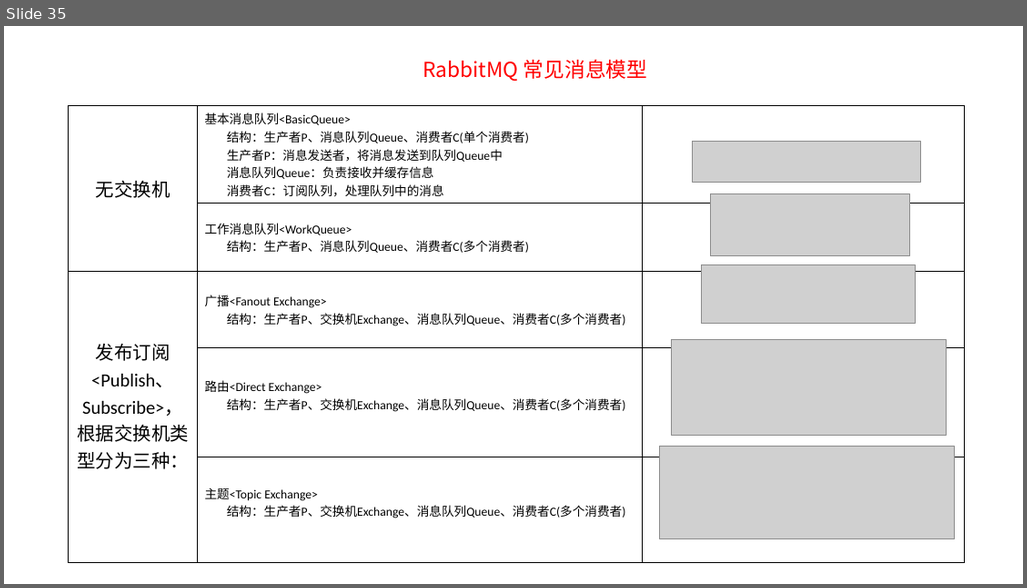
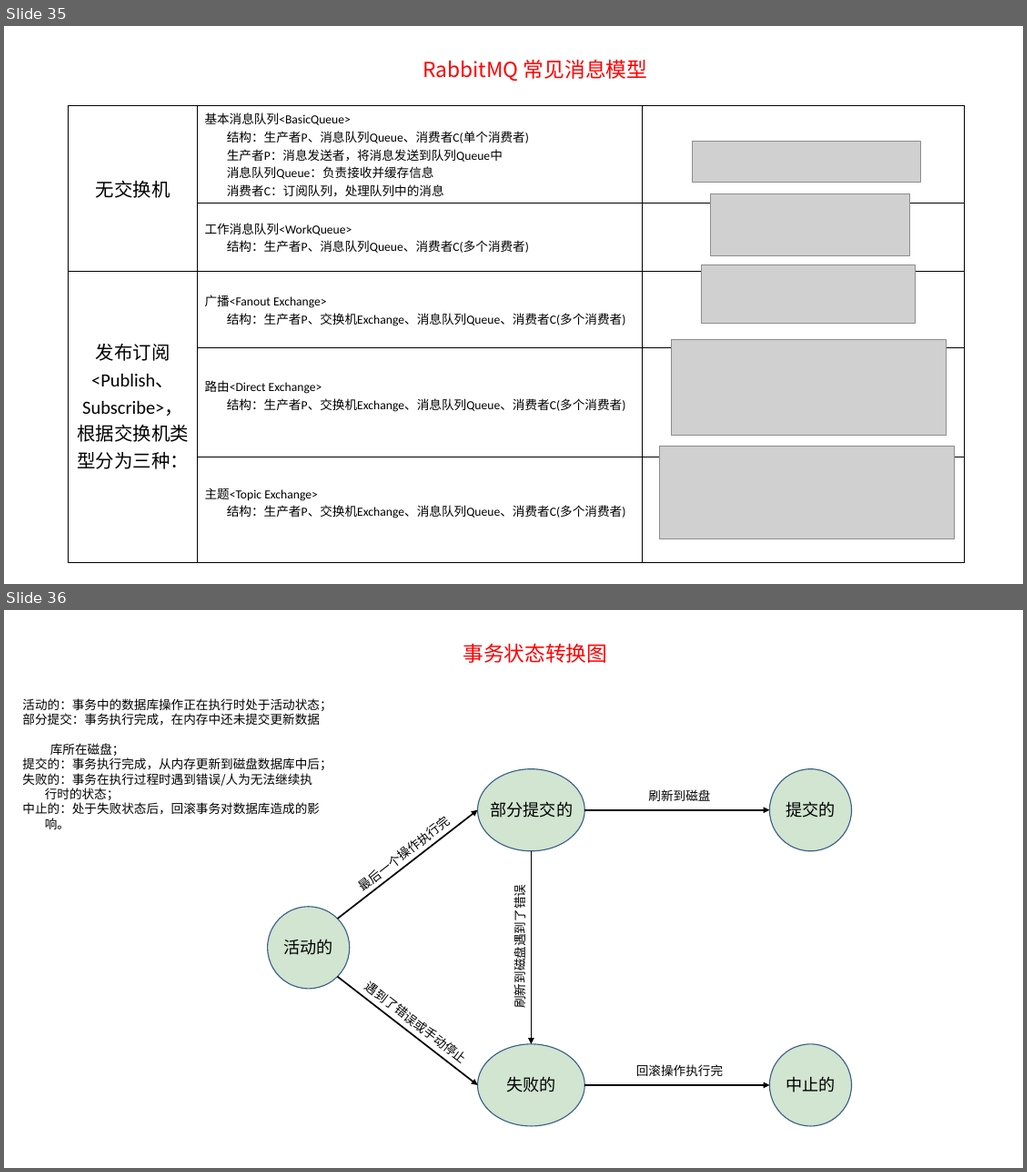
Before and after one commit to Qlj-1966910355/Learning-Materials, a slide deck: learn-file/新建 Microsoft Office PowerPoint 演示文稿.pptx. Shown one above the other, each under a label of ours: slide 35 before the commit, slides 35 and 36 after it. The pictures are 1027x588 and 1027x1172 pixels, drawn with LibreOffice and Linux fonts; fonts in the diff are those of the drawing; grey boxes stand for pictures. Boxes give left, top, right and bottom in pixels: in the first picture for what was removed or moved away, otherwise in the second. Text is boxed around its words. In the diff, an @@ line names an element or a change of style, - is before the commit and + after.

```diff
--- a/learn-file/新建 Microsoft Office PowerPoint 演示文稿.pptx
+++ b/learn-file/新建 Microsoft Office PowerPoint 演示文稿.pptx
@@ slide 36 added at <box>4,610,1023,1168</box>, background #FFFFFF @@
@@ text added at <box>463,643,607,663</box>, 20 pt, text #FF0000 @@
+事务状态转换图
@@ text added at <box>22,698,332,829</box>, 12 pt, text #000000 @@
+活动的：事务中的数据库操作正在执行时处于活动状态；
+部分提交：事务执行完成，在内存中还未提交更新数据
+库所在磁盘；
+提交的：事务执行完成，从内存更新到磁盘数据库中后；
+失败的：事务在执行过程时遇到错误/人为无法继续执
+行时的状态；
+中止的：处于失败状态后，回滚事务对数据库造成的影
+响。
@@ ellipse added at <box>478,769,585,851</box>, fill #D1E5D0, outline #3A5F8C 1 pt @@
@@ ellipse added at <box>769,769,851,851</box>, fill #D1E5D0, outline #3A5F8C 1 pt @@
@@ text added at <box>648,789,710,801</box>, 12 pt, text #000000 @@
+刷新到磁盘
@@ arrow added from (337, 918) to (478, 810), #000000 1.5 pt @@
@@ text added at <box>363,818,452,896</box>, 12 pt, text #000000 @@
+最后一个操作执行完
@@ text added at <box>491,801,574,817</box>, 16 pt, text #000000 @@
+部分提交的
@@ arrow added from (585, 810) to (769, 810), #000000 1.5 pt @@
@@ text added at <box>786,801,835,817</box>, 16 pt, text #000000 @@
+提交的
@@ arrow added from (532, 851) to (532, 1044), #000000 1.5 pt @@
@@ ellipse added at <box>267,907,349,989</box>, fill #D1E5D0, outline #3A5F8C 1 pt @@
@@ text added at <box>511,897,529,1005</box>, 12 pt, text #000000 @@
+刷新到磁盘遇到了错误
@@ text added at <box>283,939,333,955</box>, 16 pt, text #000000 @@
+活动的
@@ arrow added from (337, 977) to (478, 1085), #000000 1.5 pt @@
@@ text added at <box>364,980,463,1060</box>, 12 pt, text #000000 @@
+遇到了错误或手动停止
@@ ellipse added at <box>478,1044,585,1126</box>, fill #D1E5D0, outline #3A5F8C 1 pt @@
@@ ellipse added at <box>769,1044,851,1126</box>, fill #D1E5D0, outline #3A5F8C 1 pt @@
@@ text added at <box>636,1064,723,1076</box>, 12 pt, text #000000 @@
+回滚操作执行完
@@ text added at <box>507,1076,556,1092</box>, 16 pt, text #000000 @@
+失败的
@@ arrow added from (585, 1085) to (769, 1085), #000000 1.5 pt @@
@@ text added at <box>786,1076,835,1092</box>, 16 pt, text #000000 @@
+中止的
```
Also in this commit, not shown: 2 other files.
